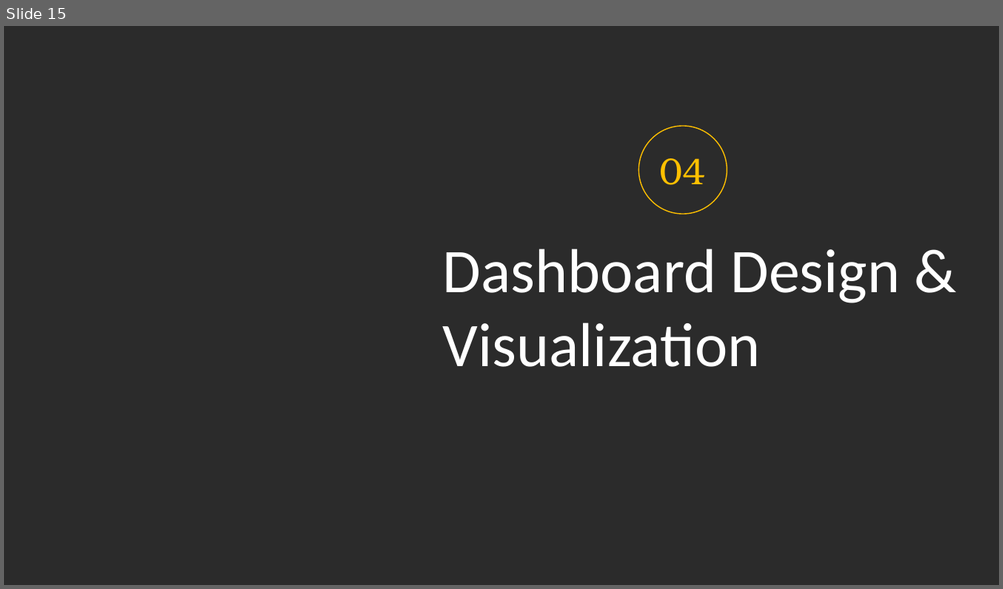
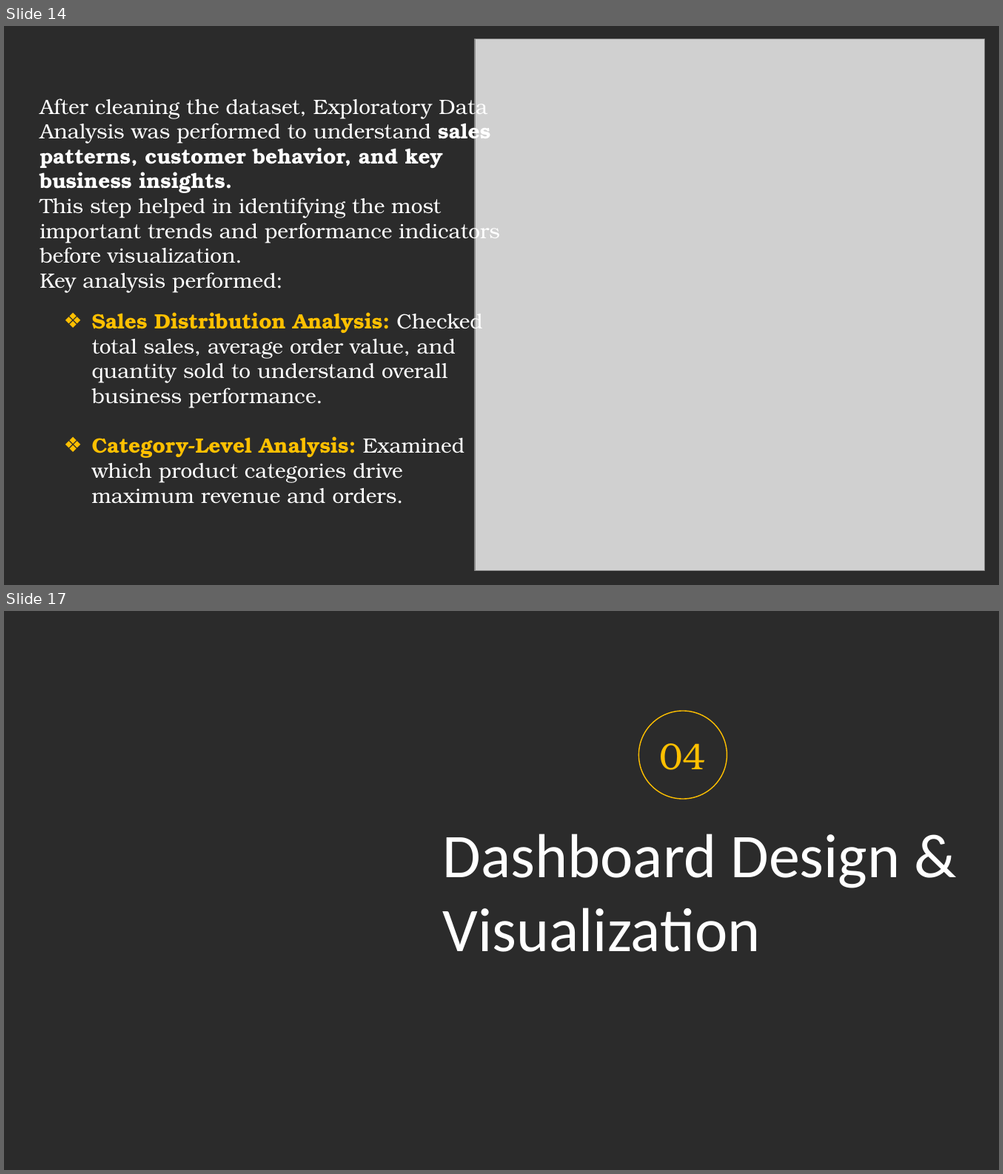
Before and after one commit to prafullwahatule/BI-Amazon-Sale-Report, a slide deck: Report/Amazon Sales Report.pptx. Shown one above the other, each under a label of ours: slide 15 before the commit, slides 14 and 17 after it; the slides between them are not shown. The pictures are 1003x589 and 1003x1174 pixels, drawn with LibreOffice and Linux fonts; fonts in the diff are those of the drawing; grey boxes stand for pictures; background and template pictures are left out; a plain dark background stands for a picture behind light text. Boxes give left, top, right and bottom in pixels: in the first picture for what was removed or moved away, otherwise in the second. Text is boxed around its words. In the diff, an @@ line names an element or a change of style, - is before the commit and + after.

Commit message:
Complete EDA & Data Transformation Section in PPT

```diff
--- a/Report/Amazon Sales Report.pptx
+++ b/Report/Amazon Sales Report.pptx
@@ slide 14 added at [4, 26, 999, 585], background picture (left out) @@
@@ picture added at [475, 39, 984, 571] @@
@@ text added at [40, 94, 500, 292], 20 pt, text #FFFFFF @@
+After cleaning the dataset, Exploratory Data Analysis was performed to understand sales patterns, customer behavior, and key business insights.
+This step helped in identifying the most important trends and performance indicators before visualization.
+Key analysis performed:
@@ text added at [92, 309, 483, 504], 20 pt, text #FFFFFF @@
+❖ Sales Distribution Analysis: Checked total sales, average order value, and quantity sold to understand overall business performance.
+❖ Category-Level Analysis: Examined which product categories drive maximum revenue and orders.
@@ what was slide 15 is now slide 17 @@
```
Also in this commit, not shown: 3 slides changed, 3 other slides added, 2 slides removed, 2 other files.
